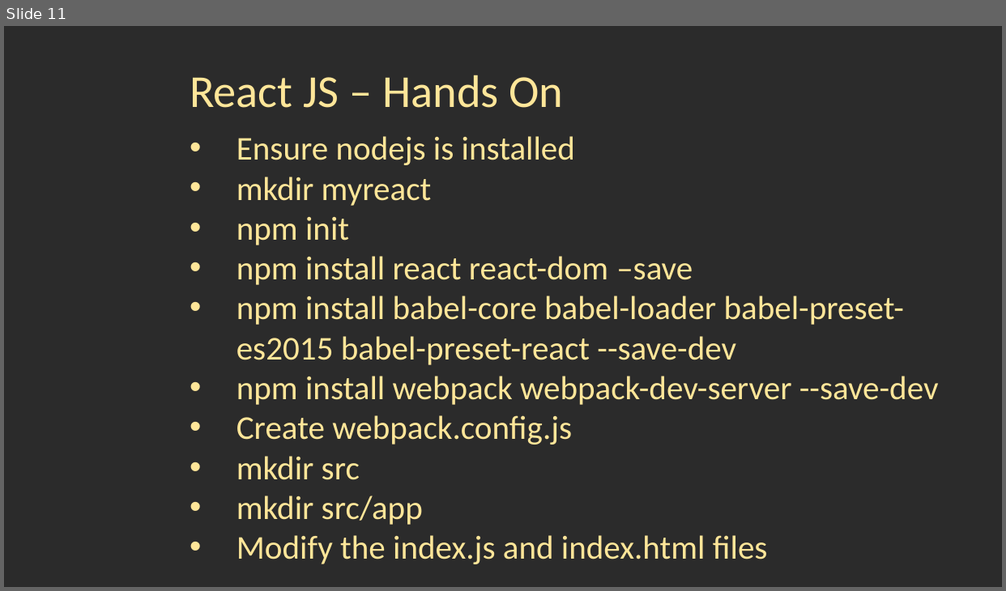
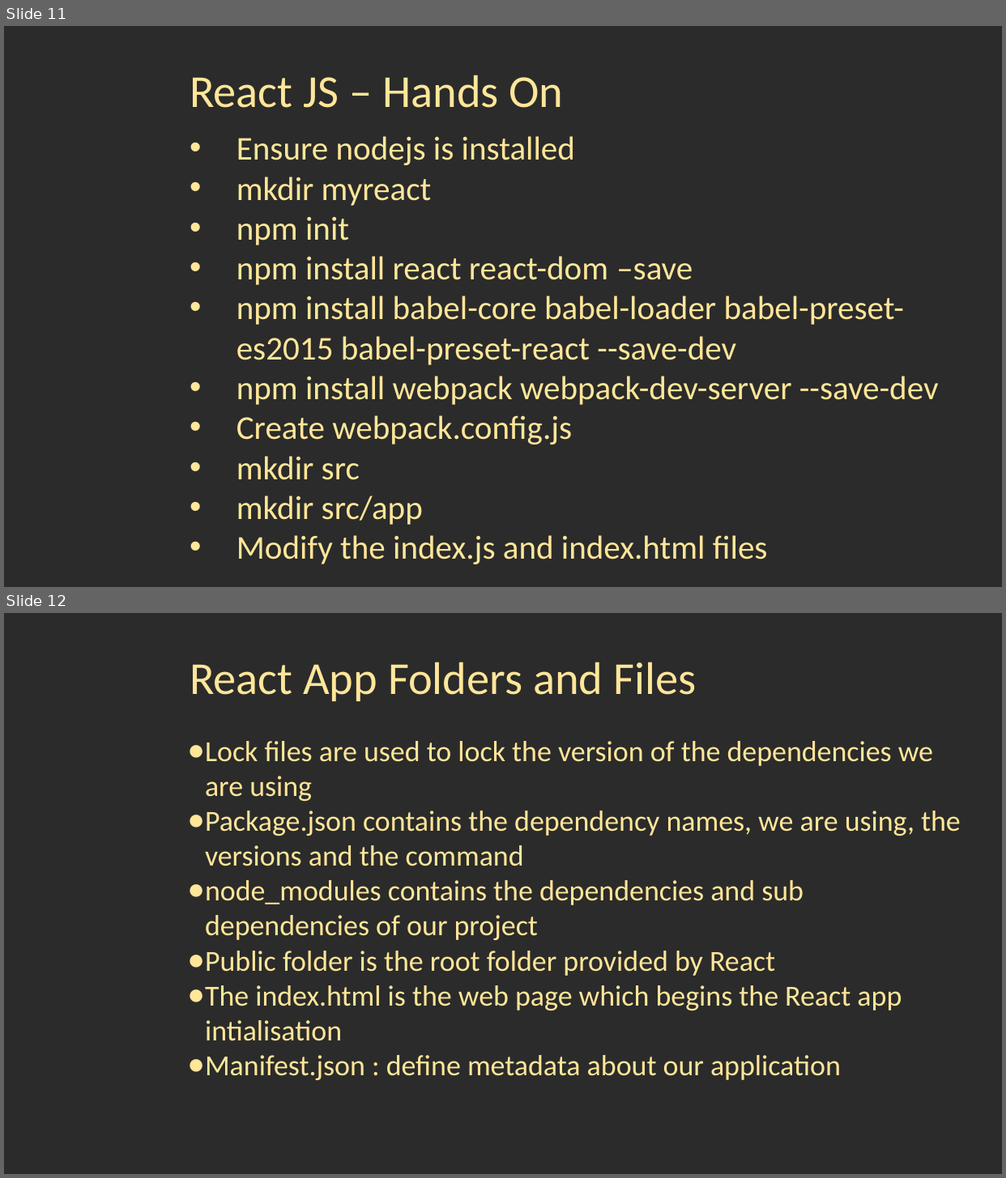
Before and after one commit to bangalorebyte-cohort7/Learning-Javascript, a slide deck: ReactJS.pptx. Shown one above the other, each under a label of ours: slide 11 before the commit, slides 11 and 12 after it. The pictures are 1006x591 and 1006x1178 pixels, drawn with LibreOffice and Linux fonts; fonts in the diff are those of the drawing; background and template pictures are left out; a plain dark background stands for a picture behind light text. Boxes give left, top, right and bottom in pixels: in the first picture for what was removed or moved away, otherwise in the second. Text is boxed around its words. In the diff, an @@ line names an element or a change of style, - is before the commit and + after.

Commit message:
React JS PPT

```diff
--- a/ReactJS.pptx
+++ b/ReactJS.pptx
@@ slide 12 added at box(4, 613, 1002, 1174), background picture (left out) @@
@@ text added at box(189, 662, 696, 701), 44 pt, text #FFE699 @@
+React App Folders and Files
@@ text added at box(205, 741, 961, 1080), 28 pt, text #FFE699 @@
+● Lock files are used to lock the version of the dependencies we are using
+● Package.json contains the dependency names, we are using, the versions and the command
+● node_modules contains the dependencies and sub dependencies of our project
+● Public folder is the root folder provided by React
+● The index.html is the web page which begins the React app intialisation
+● Manifest.json : define metadata about our application
```
